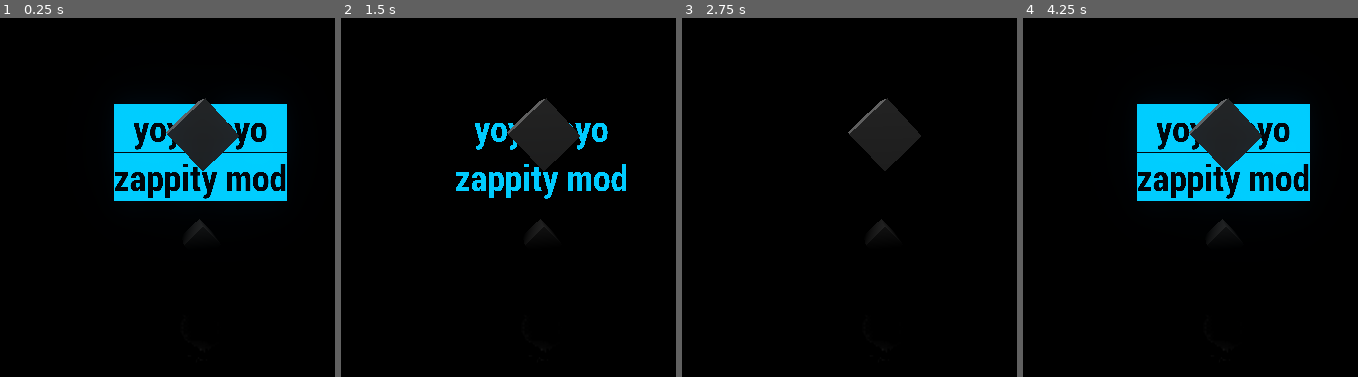
Above: before the commit, frames 1-4 (left to right).
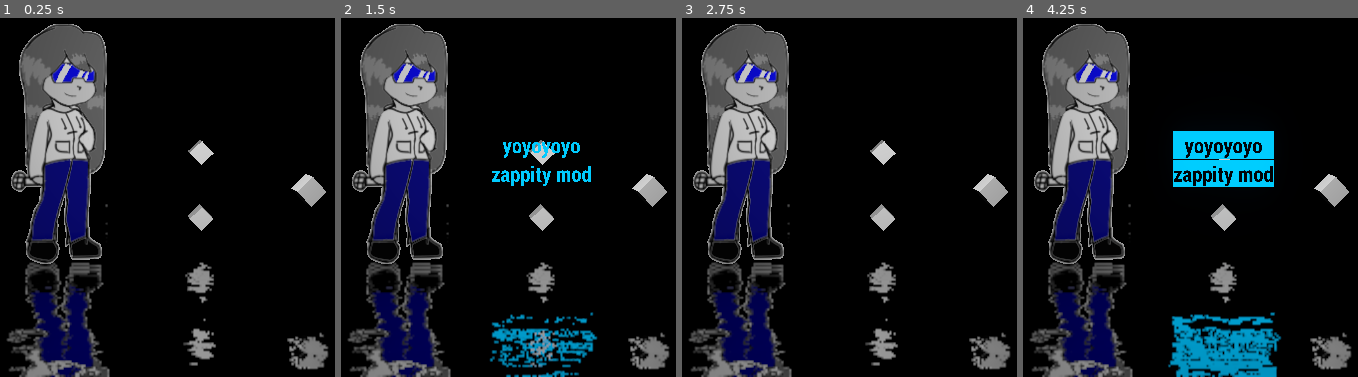
Above: after the commit, the same moments.

Repository: X-Funkin/vs-Zappity-3DX-Demo
Game: Godot game, scene res://Main3D.tscn
Two runs of this game, one before a commit and one after it. Both use one fixed random seed, a clock stepped at 60 frames per second and the inputs below.
Inputs:
- Up to frame 1 (0.25 s): no input
- Up to frame 2 (1.5 s): tap Enter (ui_accept) at 0.5, 0.77 s
- Up to frame 3 (2.75 s): tap Enter (ui_accept) at 1.52 s
- Up to frame 4 (4.25 s): tap Enter (ui_accept) at 2.75, 3.02, 3.77 s

The runs differ from the first frame. In frame 1, 34% of the frame differs, in the area x 2-98%, y 1-100%; in frame 2, 29%; in frame 3, 24%; in frame 4, 37%.

Commit message:
ui is working as well as basic concept art lol

Diff:
--- a/Main3D.tscn
+++ b/Main3D.tscn
@@ -1,45 +1,46 @@
-[gd_scene load_steps=37 format=2]
+[gd_scene load_steps=50 format=2]
 
 [ext_resource path="res://Main2D.tscn" type="PackedScene" id=1]
 [ext_resource path="res://Main3D.gd" type="Script" id=2]
-
-[sub_resource type="PlaneMesh" id=9]
+[ext_resource path="res://assets/images/zappity concept v0.png" type="Texture" id=3]
+
+[sub_resource type="PlaneMesh" id=1]
 size = Vector2( 20, 20 )
 
-[sub_resource type="VisualShaderNodeScalarUniform" id=31]
+[sub_resource type="VisualShaderNodeScalarUniform" id=2]
 uniform_name = "Depth"
 
-[sub_resource type="VisualShaderNodeScalarClamp" id=32]
-
-[sub_resource type="VisualShaderNodeScalarUniform" id=18]
+[sub_resource type="VisualShaderNodeScalarClamp" id=3]
+
+[sub_resource type="VisualShaderNodeScalarUniform" id=4]
 uniform_name = "Metallic"
 
-[sub_resource type="VisualShaderNodeScalarUniform" id=19]
+[sub_resource type="VisualShaderNodeScalarUniform" id=5]
 uniform_name = "Roughness"
 
-[sub_resource type="VisualShaderNodeScalarUniform" id=20]
+[sub_resource type="VisualShaderNodeScalarUniform" id=6]
 uniform_name = "Specular"
 
-[sub_resource type="VisualShaderNodeColorUniform" id=21]
+[sub_resource type="VisualShaderNodeColorUniform" id=7]
 uniform_name = "Color"
 
-[sub_resource type="VisualShaderNodeScalarClamp" id=22]
-
-[sub_resource type="VisualShaderNodeScalarClamp" id=23]
-
-[sub_resource type="VisualShaderNodeScalarClamp" id=24]
-
-[sub_resource type="OpenSimplexNoise" id=33]
+[sub_resource type="VisualShaderNodeScalarClamp" id=8]
+
+[sub_resource type="VisualShaderNodeScalarClamp" id=9]
+
+[sub_resource type="VisualShaderNodeScalarClamp" id=10]
+
+[sub_resource type="OpenSimplexNoise" id=11]
 period = 4.4
 
-[sub_resource type="NoiseTexture" id=34]
+[sub_resource type="NoiseTexture" id=12]
 as_normalmap = true
-noise = SubResource( 33 )
-
-[sub_resource type="VisualShaderNodeTexture" id=35]
-texture = SubResource( 34 )
-
-[sub_resource type="VisualShader" id=25]
+noise = SubResource( 11 )
+
+[sub_resource type="VisualShaderNodeTexture" id=13]
+texture = SubResource( 12 )
+
+[sub_resource type="VisualShader" id=14]
 code = "shader_type spatial;
 render_mode specular_schlick_ggx;
 
@@ -108,77 +109,76 @@
 
 }
 "
-graph_offset = Vector2( -76, 111 )
 nodes/fragment/0/position = Vector2( 600, 140 )
-nodes/fragment/2/node = SubResource( 18 )
+nodes/fragment/2/node = SubResource( 4 )
 nodes/fragment/2/position = Vector2( 20, 260 )
-nodes/fragment/3/node = SubResource( 19 )
+nodes/fragment/3/node = SubResource( 5 )
 nodes/fragment/3/position = Vector2( 100, 340 )
-nodes/fragment/4/node = SubResource( 20 )
+nodes/fragment/4/node = SubResource( 6 )
 nodes/fragment/4/position = Vector2( 40, 420 )
-nodes/fragment/5/node = SubResource( 21 )
+nodes/fragment/5/node = SubResource( 7 )
 nodes/fragment/5/position = Vector2( 0, 80 )
-nodes/fragment/6/node = SubResource( 22 )
+nodes/fragment/6/node = SubResource( 8 )
 nodes/fragment/6/position = Vector2( 280, 200 )
-nodes/fragment/7/node = SubResource( 23 )
+nodes/fragment/7/node = SubResource( 9 )
 nodes/fragment/7/position = Vector2( 360, 280 )
-nodes/fragment/8/node = SubResource( 24 )
+nodes/fragment/8/node = SubResource( 10 )
 nodes/fragment/8/position = Vector2( 360, 380 )
-nodes/fragment/9/node = SubResource( 35 )
+nodes/fragment/9/node = SubResource( 13 )
 nodes/fragment/9/position = Vector2( 140, 480 )
-nodes/fragment/10/node = SubResource( 31 )
+nodes/fragment/10/node = SubResource( 2 )
 nodes/fragment/10/position = Vector2( -20, 600 )
-nodes/fragment/11/node = SubResource( 32 )
+nodes/fragment/11/node = SubResource( 3 )
 nodes/fragment/11/position = Vector2( 240, 540 )
 nodes/fragment/connections = PoolIntArray( 2, 0, 6, 0, 6, 0, 0, 2, 3, 0, 7, 0, 7, 0, 0, 3, 4, 0, 8, 0, 8, 0, 0, 4, 9, 0, 0, 8, 10, 0, 11, 0, 11, 0, 0, 9 )
 
-[sub_resource type="ShaderMaterial" id=10]
-shader = SubResource( 25 )
+[sub_resource type="ShaderMaterial" id=15]
+shader = SubResource( 14 )
 shader_param/Metallic = 1.0
 shader_param/Roughness = 0.0
 shader_param/Specular = null
 shader_param/Depth = 0.046
 
-[sub_resource type="PlaneMesh" id=1]
+[sub_resource type="PlaneMesh" id=16]
 size = Vector2( 1.6, 0.9 )
 
-[sub_resource type="VisualShaderNodeScalarConstant" id=15]
+[sub_resource type="VisualShaderNodeScalarConstant" id=17]
 constant = 1.0
 
-[sub_resource type="VisualShaderNodeScalarOp" id=17]
+[sub_resource type="VisualShaderNodeScalarOp" id=18]
 operator = 6
 
-[sub_resource type="VisualShaderNodeScalarConstant" id=26]
+[sub_resource type="VisualShaderNodeScalarConstant" id=19]
 constant = 1.0
 
-[sub_resource type="VisualShaderNodeScalarUniform" id=30]
+[sub_resource type="VisualShaderNodeScalarUniform" id=20]
 uniform_name = "AS"
 
-[sub_resource type="VisualShaderNodeGlobalExpression" id=5]
+[sub_resource type="VisualShaderNodeGlobalExpression" id=21]
 size = Vector2( 383, 166 )
 expression = "uniform sampler2D Screen;"
 
-[sub_resource type="VisualShaderNodeExpression" id=6]
+[sub_resource type="VisualShaderNodeExpression" id=22]
 size = Vector2( 505, 254 )
 expression = "vec4 n_tex_read = texture(Screen, uv.xy);
 rgb = n_tex_read.rgb;
 alpha = n_tex_read.a;"
 
-[sub_resource type="VisualShaderNodeInput" id=7]
+[sub_resource type="VisualShaderNodeInput" id=23]
 input_name = "uv"
 
-[sub_resource type="VisualShaderNodeVectorScalarMix" id=11]
+[sub_resource type="VisualShaderNodeVectorScalarMix" id=24]
 default_input_values = [ 0, Vector3( 0, 0, 0 ), 1, Vector3( 1, 1, 1 ), 2, 0.0 ]
 
-[sub_resource type="VisualShaderNodeScalarUniform" id=12]
+[sub_resource type="VisualShaderNodeScalarUniform" id=25]
 uniform_name = "Brightness"
 
-[sub_resource type="VisualShaderNodeColorConstant" id=13]
+[sub_resource type="VisualShaderNodeColorConstant" id=26]
 constant = Color( 0, 0, 0, 0 )
 
-[sub_resource type="VisualShaderNodeScalarConstant" id=16]
-
-[sub_resource type="VisualShader" id=3]
+[sub_resource type="VisualShaderNodeScalarConstant" id=27]
+
+[sub_resource type="VisualShader" id=28]
 code = "shader_type spatial;
 render_mode depth_draw_alpha_prepass, cull_disabled, specular_disabled;
 
@@ -263,37 +263,37 @@
 nodes/fragment/4/expression = "vec4 n_tex_read = texture(Screen, uv.xy);
 rgb = n_tex_read.rgb;
 alpha = n_tex_read.a;"
-nodes/fragment/5/node = SubResource( 7 )
+nodes/fragment/5/node = SubResource( 23 )
 nodes/fragment/5/position = Vector2( -660, 280 )
-nodes/fragment/6/node = SubResource( 11 )
+nodes/fragment/6/node = SubResource( 24 )
 nodes/fragment/6/position = Vector2( 180, 200 )
-nodes/fragment/7/node = SubResource( 12 )
+nodes/fragment/7/node = SubResource( 25 )
 nodes/fragment/7/position = Vector2( -140, 140 )
-nodes/fragment/8/node = SubResource( 13 )
+nodes/fragment/8/node = SubResource( 26 )
 nodes/fragment/8/position = Vector2( 260, 60 )
-nodes/fragment/9/node = SubResource( 16 )
+nodes/fragment/9/node = SubResource( 27 )
 nodes/fragment/9/position = Vector2( 140, 320 )
-nodes/fragment/10/node = SubResource( 15 )
+nodes/fragment/10/node = SubResource( 17 )
 nodes/fragment/10/position = Vector2( 140, 380 )
-nodes/fragment/11/node = SubResource( 17 )
+nodes/fragment/11/node = SubResource( 18 )
 nodes/fragment/11/position = Vector2( 40, 100 )
-nodes/fragment/12/node = SubResource( 26 )
+nodes/fragment/12/node = SubResource( 19 )
 nodes/fragment/12/position = Vector2( 220, -20 )
-nodes/fragment/13/node = SubResource( 30 )
+nodes/fragment/13/node = SubResource( 20 )
 nodes/fragment/13/position = Vector2( 160, 520 )
 nodes/fragment/connections = PoolIntArray( 5, 0, 4, 0, 4, 0, 6, 1, 9, 0, 0, 4, 10, 0, 0, 2, 10, 0, 0, 3, 7, 0, 11, 0, 11, 0, 6, 2, 6, 0, 0, 5, 13, 0, 0, 18, 4, 1, 0, 1 )
 
-[sub_resource type="ViewportTexture" id=8]
+[sub_resource type="ViewportTexture" id=29]
 viewport_path = NodePath("Viewport")
 
-[sub_resource type="ShaderMaterial" id=4]
+[sub_resource type="ShaderMaterial" id=30]
 resource_local_to_scene = true
-shader = SubResource( 3 )
+shader = SubResource( 28 )
 shader_param/Brightness = 1.1
 shader_param/AS = 0.5
-shader_param/Screen = SubResource( 8 )
-
-[sub_resource type="Environment" id=14]
+shader_param/Screen = SubResource( 29 )
+
+[sub_resource type="Environment" id=31]
 background_mode = 1
 ss_reflections_enabled = true
 ss_reflections_max_steps = 256
@@ -328,24 +328,116 @@
 "
 graph_offset = Vector2( -116, 44 )
 
-[sub_resource type="ShaderMaterial" id=29]
-shader = SubResource( 28 )
+[sub_resource type="ShaderMaterial" id=34]
+shader = SubResource( 33 )
+
+[sub_resource type="VisualShaderNodeVectorFunc" id=35]
+function = 19
+
+[sub_resource type="VisualShaderNodeVec3Uniform" id=36]
+uniform_name = "VectorUniform"
+
+[sub_resource type="VisualShaderNodeTexture" id=37]
+texture = ExtResource( 3 )
+
+[sub_resource type="VisualShaderNodeScalarConstant" id=38]
+constant = 0.2
+
+[sub_resource type="VisualShaderNodeInput" id=39]
+input_name = "uv"
+
+[sub_resource type="VisualShaderNodeVectorScalarStep" id=40]
+
+[sub_resource type="VisualShaderNodeScalarUniform" id=41]
+uniform_name = "ScalarUniform"
+
+[sub_resource type="VisualShaderNodeVectorFunc" id=42]
+function = 33
+
+[sub_resource type="VisualShaderNodeVectorOp" id=43]
+operator = 2
+
+[sub_resource type="VisualShaderNodeVectorOp" id=44]
+operator = 3
+
+[sub_resource type="VisualShader" id=45]
+code = "shader_type spatial;
+render_mode specular_schlick_ggx;
+
+uniform sampler2D tex_frg_2;
+
+
+
+void vertex() {
+// Output:0
+
+}
+
+void fragment() {
+// Texture:2
+	vec4 tex_frg_2_read = texture(tex_frg_2, UV.xy);
+	vec3 n_out2p0 = tex_frg_2_read.rgb;
+	float n_out2p1 = tex_frg_2_read.a;
+
+// Scalar:3
+	float n_out3p0 = 0.200000;
+
+// Output:0
+	ALBEDO = n_out2p0;
+	ALPHA = n_out2p1;
+	ALPHA_SCISSOR = n_out3p0;
+
+}
+
+void light() {
+// Output:0
+
+}
+"
+graph_offset = Vector2( -506.717, -30.1304 )
+nodes/fragment/2/node = SubResource( 37 )
+nodes/fragment/2/position = Vector2( -20, 120 )
+nodes/fragment/3/node = SubResource( 38 )
+nodes/fragment/3/position = Vector2( 120, 440 )
+nodes/fragment/4/node = SubResource( 39 )
+nodes/fragment/4/position = Vector2( -400, 120 )
+nodes/fragment/5/node = SubResource( 40 )
+nodes/fragment/5/position = Vector2( -220, 40 )
+nodes/fragment/6/node = SubResource( 41 )
+nodes/fragment/6/position = Vector2( -500, -60 )
+nodes/fragment/7/node = SubResource( 42 )
+nodes/fragment/7/position = Vector2( -340, -200 )
+nodes/fragment/8/node = SubResource( 43 )
+nodes/fragment/8/position = Vector2( -220, -60 )
+nodes/fragment/9/node = SubResource( 44 )
+nodes/fragment/9/position = Vector2( 160, -160 )
+nodes/fragment/10/node = SubResource( 35 )
+nodes/fragment/10/position = Vector2( -60, -140 )
+nodes/fragment/11/node = SubResource( 36 )
+nodes/fragment/11/position = Vector2( -420, -140 )
+nodes/fragment/connections = PoolIntArray( 2, 0, 0, 0, 2, 1, 0, 1, 3, 0, 0, 18, 4, 0, 5, 1, 6, 0, 5, 0, 4, 0, 8, 1, 8, 0, 10, 0, 10, 0, 9, 0, 11, 0, 8, 0, 11, 0, 9, 1 )
+
+[sub_resource type="ShaderMaterial" id=46]
+shader = SubResource( 45 )
 
 [node name="Main3D" type="Spatial"]
 script = ExtResource( 2 )
 
 [node name="Ground" type="CSGMesh" parent="."]
 transform = Transform( 1, 0, 0, 0, 1, 0, 0, 0, 1, 0, -1.07518, 0 )
-mesh = SubResource( 9 )
-material = SubResource( 10 )
+mesh = SubResource( 1 )
+material = SubResource( 15 )
 
 [node name="Camera" type="Camera" parent="."]
+transform = Transform( 1, 0, 0, 0, 1, 0, 0, 0, 1, 0, 0.074, 3.515 )
+keep_aspect = 0
 current = true
+fov = 76.0
 
 [node name="basic screen" type="CSGMesh" parent="."]
 transform = Transform( 2.11878, 0, 0, 0, 1.85229e-07, 2.11878, 0, -2.11878, 1.85229e-07, 0.00117779, 0, -2.00632 )
-mesh = SubResource( 1 )
-material = SubResource( 4 )
+mesh = SubResource( 16 )
+material = SubResource( 30 )
 
 [node name="Viewport" type="Viewport" parent="."]
 size = Vector2( 1920, 1080 )
@@ -358,23 +450,28 @@
 position = Vector2( 960, 540 )
 
 [node name="OmniLight" type="OmniLight" parent="."]
-transform = Transform( 1, 0, 0, 0, 1, 0, 0, 0, 1, 0, 6.1862, 0 )
+transform = Transform( 1, 0, 0, 0, 1, 0, 0, 0, 1, -3.23057e-05, 0.697479, 0.000857353 )
 omni_range = 7.33978
 
 [node name="WorldEnvironment" type="WorldEnvironment" parent="."]
-environment = SubResource( 14 )
+environment = SubResource( 31 )
 
 [node name="CSGMesh" type="CSGMesh" parent="."]
-transform = Transform( 0.678046, 0.140721, -0.721423, -0.715328, -0.0993299, -0.691693, -0.168995, 0.985054, 0.0333113, 0, 0.0762547, -1.33583 )
-mesh = SubResource( 27 )
-material = SubResource( 29 )
+transform = Transform( 0.678046, 0.140721, -0.721423, -0.715328, -0.0993299, -0.691693, -0.168995, 0.985054, 0.0333113, 1.02413, -0.283131, -1.33583 )
+mesh = SubResource( 32 )
+material = SubResource( 34 )
 
 [node name="CSGMesh2" type="CSGMesh" parent="."]
 transform = Transform( 0.678046, 0.140721, -0.721423, -0.715328, -0.0993299, -0.691693, -0.168995, 0.985054, 0.0333113, 0, 0.0762547, -2.53147 )
-mesh = SubResource( 27 )
-material = SubResource( 29 )
+mesh = SubResource( 32 )
+material = SubResource( 34 )
 
 [node name="CSGMesh3" type="CSGMesh" parent="."]
 transform = Transform( 0.678046, 0.140721, -0.721423, -0.715328, -0.0993299, -0.691693, -0.168995, 0.985054, 0.0333113, 0, -0.691521, -2.53147 )
-mesh = SubResource( 27 )
-material = SubResource( 29 )
+mesh = SubResource( 32 )
+material = SubResource( 34 )
+
+[node name="Sprite3D" type="Sprite3D" parent="."]
+transform = Transform( 1, 0, 0, 0, 1, 0, 0, 0, 1, -1.436, 0.163, -1.66 )
+material_override = SubResource( 46 )
+texture = ExtResource( 3 )
--- a/assets/scenes/Opening Text.tscn
+++ b/assets/scenes/Opening Text.tscn
@@ -108,6 +108,107 @@
 "values": [ true, false ]
 }
 
+[sub_resource type="Animation" id=3]
+resource_name = "Print Text"
+length = 1.5
+step = 0.0166667
+tracks/0/type = "value"
+tracks/0/path = NodePath("BOTTOM TEXT:visible")
+tracks/0/interp = 1
+tracks/0/loop_wrap = true
+tracks/0/imported = false
+tracks/0/enabled = true
+tracks/0/keys = {
+"times": PoolRealArray( 0, 0.666667 ),
+"transitions": PoolRealArray( 1, 1 ),
+"update": 1,
+"values": [ false, true ]
+}
+tracks/1/type = "value"
+tracks/1/path = NodePath("Top Text:percent_visible")
+tracks/1/interp = 1
+tracks/1/loop_wrap = true
+tracks/1/imported = false
+tracks/1/enabled = true
+tracks/1/keys = {
+"times": PoolRealArray( 0, 0.1 ),
+"transitions": PoolRealArray( 1, 1 ),
+"update": 0,
+"values": [ 0.0, 1.0 ]
+}
+tracks/2/type = "value"
+tracks/2/path = NodePath("BOTTOM TEXT:percent_visible")
+tracks/2/interp = 1
+tracks/2/loop_wrap = true
+tracks/2/imported = false
+tracks/2/enabled = true
+tracks/2/keys = {
+"times": PoolRealArray( 0, 0.666667, 0.766667 ),
+"transitions": PoolRealArray( 1, 1, 1 ),
+"update": 0,
+"values": [ 0.0, 0.0, 1.0 ]
+}
+tracks/3/type = "value"
+tracks/3/path = NodePath("Top Text/Text Highlight Color:visible")
+tracks/3/interp = 1
+tracks/3/loop_wrap = true
+tracks/3/imported = false
+tracks/3/enabled = true
+tracks/3/keys = {
+"times": PoolRealArray( 0, 1.33333 ),
+"transitions": PoolRealArray( 1, 1 ),
+"update": 1,
+"values": [ false, true ]
+}
+tracks/4/type = "value"
+tracks/4/path = NodePath("Top Text:self_modulate")
+tracks/4/interp = 1
+tracks/4/loop_wrap = true
+tracks/4/imported = false
+tracks/4/enabled = true
+tracks/4/keys = {
+"times": PoolRealArray( 0, 1.33333 ),
+"transitions": PoolRealArray( 1, 1 ),
+"update": 1,
+"values": [ Color( 1, 1, 1, 1 ), Color( 0, 0, 0, 1 ) ]
+}
+tracks/5/type = "value"
+tracks/5/path = NodePath("BOTTOM TEXT:self_modulate")
+tracks/5/interp = 1
+tracks/5/loop_wrap = true
+tracks/5/imported = false
+tracks/5/enabled = true
+tracks/5/keys = {
+"times": PoolRealArray( 0, 1.33333 ),
+"transitions": PoolRealArray( 1, 1 ),
+"update": 1,
+"values": [ Color( 1, 1, 1, 1 ), Color( 0, 0, 0, 1 ) ]
+}
+tracks/6/type = "value"
+tracks/6/path = NodePath("BOTTOM TEXT/Text Highlight color:visible")
+tracks/6/interp = 1
+tracks/6/loop_wrap = true
+tracks/6/imported = false
+tracks/6/enabled = true
+tracks/6/keys = {
+"times": PoolRealArray( 0, 1.33333 ),
+"transitions": PoolRealArray( 1, 1 ),
+"update": 1,
+"values": [ false, true ]
+}
+tracks/7/type = "value"
+tracks/7/path = NodePath(".:visible")
+tracks/7/interp = 1
+tracks/7/loop_wrap = true
+tracks/7/imported = false
+tracks/7/enabled = true
+tracks/7/keys = {
+"times": PoolRealArray( 0, 1.5 ),
+"transitions": PoolRealArray( 1, 1 ),
+"update": 1,
+"values": [ true, false ]
+}
+
 [node name="Opening Text" type="Node2D"]
 
 [node name="Control" type="Control" parent="."]
@@ -130,15 +231,14 @@
 [node name="Text Holder" type="VBoxContainer" parent="Control/CenterContainer" groups=[
 "Enter Recievers",
 ]]
-margin_left = -307.0
-margin_top = -172.0
-margin_right = 306.0
-margin_bottom = 172.0
+margin_left = -238.0
+margin_top = -85.0
+margin_right = 238.0
+margin_bottom = 85.0
 script = ExtResource( 2 )
 
 [node name="Top Text" type="Label" parent="Control/CenterContainer/Text Holder"]
-self_modulate = Color( 0, 0, 0, 1 )
-margin_right = 613.0
+margin_right = 476.0
 margin_bottom = 170.0
 custom_fonts/font = SubResource( 1 )
 custom_colors/font_color = Color( 1, 1, 1, 1 )
@@ -146,11 +246,13 @@
 text = "yoyoyoyo"
 align = 1
 valign = 1
+percent_visible = 0.0
 __meta__ = {
 "_edit_use_anchors_": false
 }
 
 [node name="Text Highlight Color" type="ColorRect" parent="Control/CenterContainer/Text Holder/Top Text"]
+visible = false
 show_behind_parent = true
 anchor_right = 1.0
 anchor_bottom = 1.0
@@ -159,7 +261,7 @@
 }
 
 [node name="BOTTOM TEXT" type="Label" parent="Control/CenterContainer/Text Holder"]
-self_modulate = Color( 0, 0, 0, 1 )
+visible = false
 margin_top = 174.0
 margin_right = 613.0
 margin_bottom = 344.0
@@ -169,11 +271,13 @@
 text = "zappity mod"
 align = 1
 valign = 1
+percent_visible = 0.0
 __meta__ = {
 "_edit_use_anchors_": false
 }
 
 [node name="Text Highlight color" type="ColorRect" parent="Control/CenterContainer/Text Holder/BOTTOM TEXT"]
+visible = false
 show_behind_parent = true
 anchor_right = 1.0
 anchor_bottom = 1.0
@@ -183,3 +287,64 @@
 
 [node name="TextAnim" type="AnimationPlayer" parent="Control/CenterContainer/Text Holder"]
 "anims/Print Text" = SubResource( 2 )
+
+[node name="Control" type="Control" parent="Control/CenterContainer"]
+visible = false
+
+[node name="Text Holder2" type="VBoxContainer" parent="Control/CenterContainer/Control" groups=[
+"Enter Recievers",
+]]
+visible = false
+margin_left = -206.0
+margin_top = -172.0
+margin_right = 206.0
+margin_bottom = 172.0
+script = ExtResource( 2 )
+
+[node name="Top Text" type="Label" parent="Control/CenterContainer/Control/Text Holder2"]
+self_modulate = Color( 0, 0, 0, 1 )
+margin_right = 412.0
+margin_bottom = 170.0
+custom_fonts/font = SubResource( 1 )
+custom_colors/font_color = Color( 1, 1, 1, 1 )
+custom_colors/font_outline_modulate = Color( 1, 1, 1, 1 )
+text = "zarppity"
+align = 1
+valign = 1
+__meta__ = {
+"_edit_use_anchors_": false
+}
+
+[node name="Text Highlight Color" type="ColorRect" parent="Control/CenterContainer/Control/Text Holder2/Top Text"]
+show_behind_parent = true
+anchor_right = 1.0
+anchor_bottom = 1.0
+__meta__ = {
+"_edit_use_anchors_": false
+}
+
+[node name="BOTTOM TEXT" type="Label" parent="Control/CenterContainer/Control/Text Holder2"]
+self_modulate = Color( 0, 0, 0, 1 )
+margin_top = 174.0
+margin_right = 412.0
+margin_bottom = 344.0
+custom_fonts/font = SubResource( 1 )
+custom_colors/font_color = Color( 1, 1, 1, 1 )
+custom_colors/font_outline_modulate = Color( 1, 1, 1, 1 )
+text = "foolzarp"
+align = 1
+valign = 1
+__meta__ = {
+"_edit_use_anchors_": false
+}
+
+[node name="Text Highlight color" type="ColorRect" parent="Control/CenterContainer/Control/Text Holder2/BOTTOM TEXT"]
+show_behind_parent = true
+anchor_right = 1.0
+anchor_bottom = 1.0
+__meta__ = {
+"_edit_use_anchors_": false
+}
+
+[node name="TextAnim" type="AnimationPlayer" parent="Control/CenterContainer/Control/Text Holder2"]
+"anims/Print Text" = SubResource( 3 )
Not shown: 2 places in Main3D.tscn that only renumber resources
Binary file added: assets/images/zappity concept v0.png
Not shown, added: assets/images/zappity concept v0.png.import
Not shown: 1 places in assets/scenes/Opening Text.tscn that only renumber resources
Not shown, added: assets/images/zappity concept v0.png~
